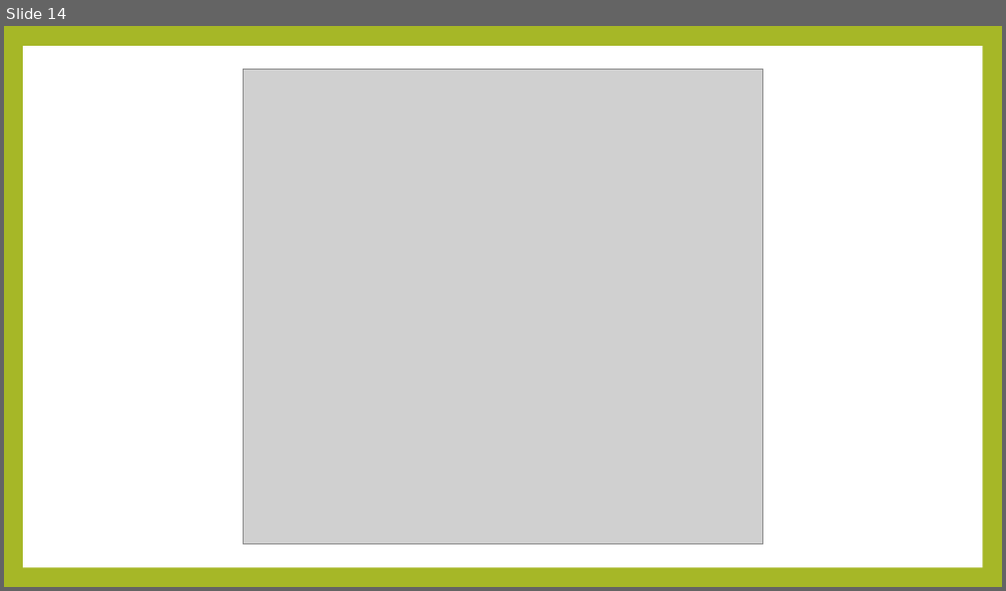
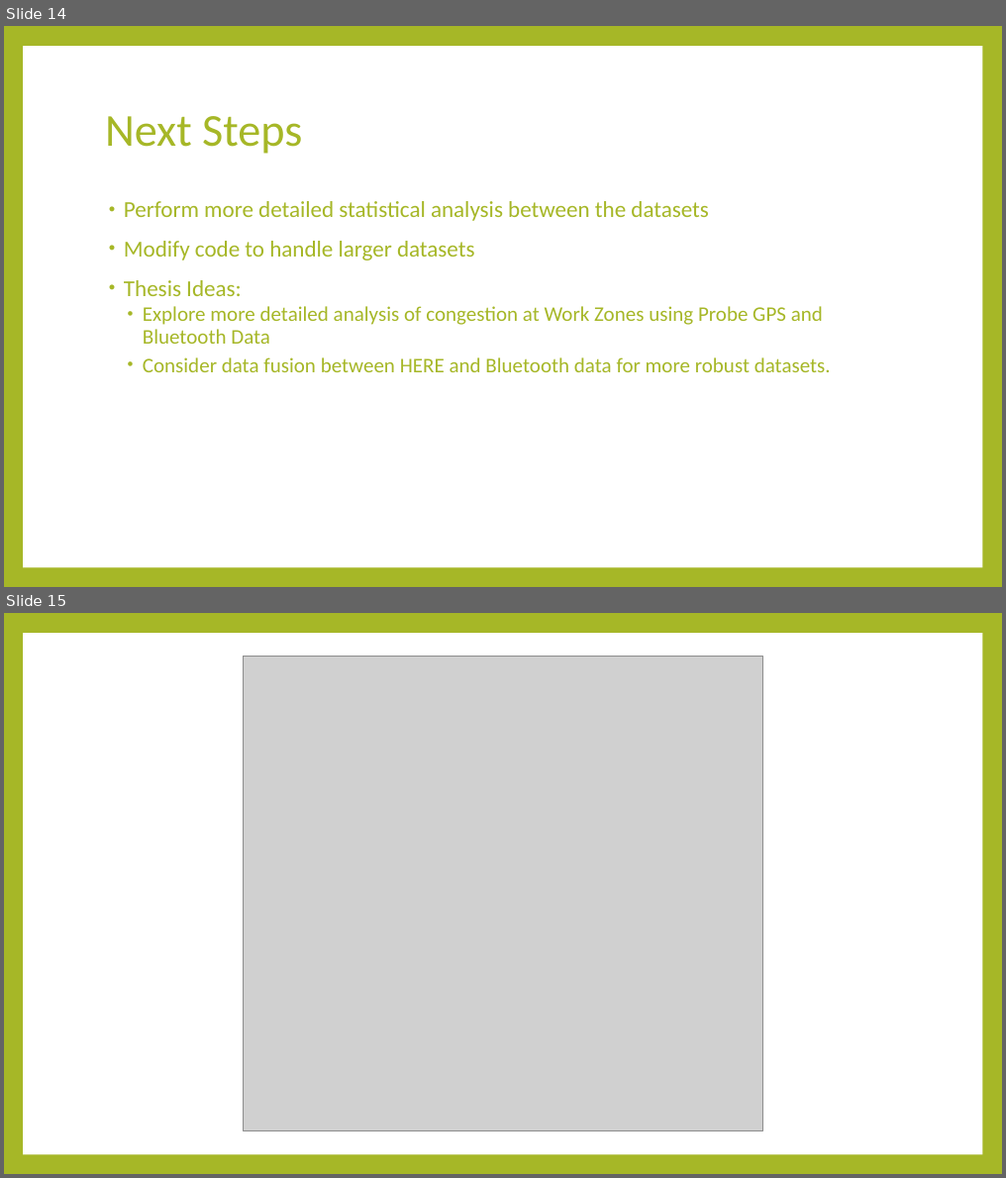
Before and after one commit to jdbr223/ce599-s17, a slide deck: CE599_JB_Project/A Comparative Study of GPS and Bluetooth Speed Data ALong Man O War Boulevard.pptx. Shown one above the other, each under a label of ours: slide 14 before the commit, slides 14 and 15 after it. The pictures are 1006x591 and 1006x1178 pixels, drawn with LibreOffice and Linux fonts; fonts in the diff are those of the drawing; grey boxes stand for pictures. Boxes give left, top, right and bottom in pixels: in the first picture for what was removed or moved away, otherwise in the second. Text is boxed around its words. In the diff, an @@ line names an element or a change of style, - is before the commit and + after.

```diff
--- a/CE599_JB_Project/A Comparative Study of GPS and Bluetooth Speed Data ALong Man O War Boulevard.pptx
+++ b/CE599_JB_Project/A Comparative Study of GPS and Bluetooth Speed Data ALong Man O War Boulevard.pptx
@@ slide 14 added at bbox=[4, 26, 1002, 587], background #A6B727; not listed: 1 template element that a slide beside it also shows @@
@@ title added at bbox=[105, 116, 302, 154], 44 pt, text #A6B727 @@
+Next Steps
@@ text added at bbox=[124, 201, 831, 372], 20 pt, text #A6B727 @@
+• Perform more detailed statistical analysis between the datasets
+• Modify code to handle larger datasets
+• Thesis Ideas:
+  • Explore more detailed analysis of congestion at Work Zones using Probe GPS and Bluetooth Data
+  • Consider data fusion between HERE and Bluetooth data for more robust datasets.
@@ what was slide 14 is now slide 15 @@
```
Also in this commit, not shown: 10 slides changed, 1 other slide added, 1 slide removed.
